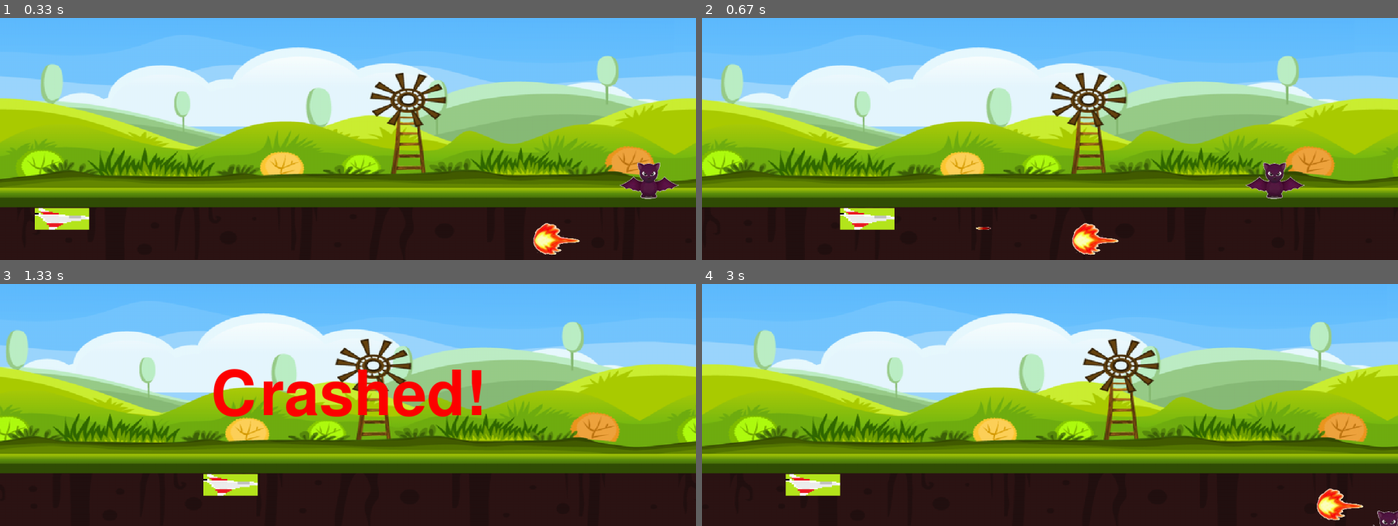
Above: before the commit, frames 1-4 (two rows, left to right).
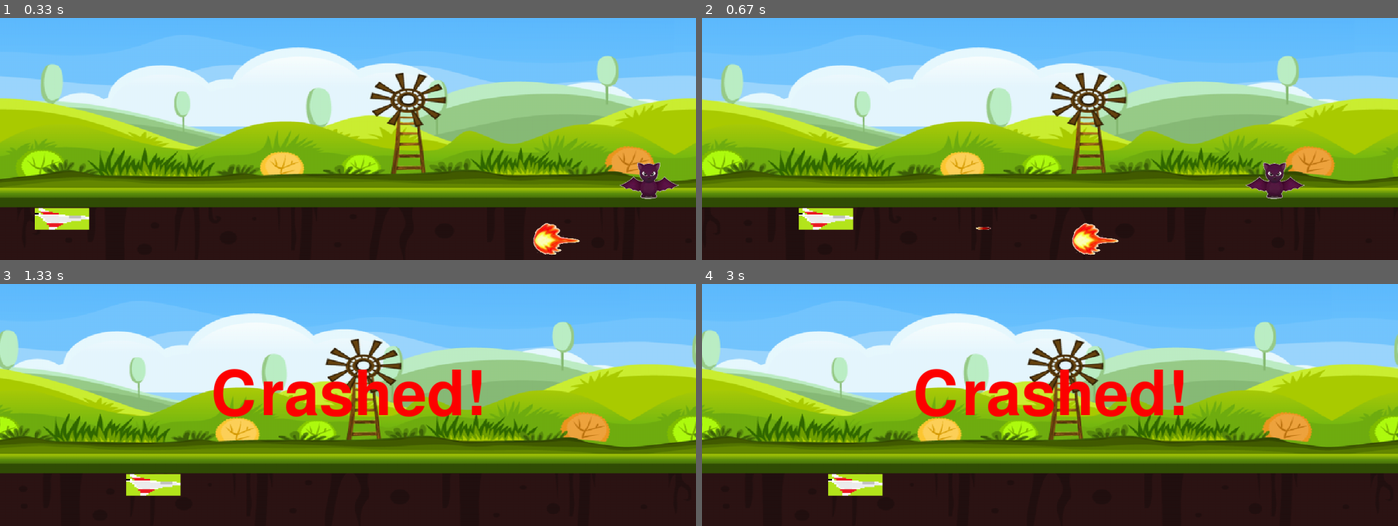
Above: after the commit, the same moments.

Repository: DJmong/Pygame
Game: pygame game, started from main.py
Same seed, same stepped clock (60 frames per second), same inputs: the game is played once before the commit and once after it.
Inputs:
- Up to frame 1 (0.33 s): no input
- Up to frame 2 (0.67 s): hold Ctrl from 0.33 s (still down); hold Right from 0.33 s (still down)
- Up to frame 3 (1.33 s): release Ctrl at 0.8 s; release Right at 0.8 s
- Up to frame 4 (3 s): no input

Frame 1 is identical in both runs. In frame 2, 1.2% of the frame differs, in the area x 13-28%, y 78-88%; in frame 3, 13%; in frame 4, 30%, in the area x 0-100%, y 12-100%.

Commit message:
divide key up x, y case

Diff:
--- a/main.py
+++ b/main.py
@@ -79,17 +79,30 @@
         for event in pygame.event.get():
             if event.type == pygame.QUIT:
                 crashed = True
-
             if event.type == pygame.KEYDOWN:
+                accel_x, accel_y = user.getAccel()
                 if event.key == pygame.K_UP:
-                    user.setAccel(0, -10)
-                elif event.key == pygame.K_DOWN:
-                    user.setAccel(0, 10)
-                elif event.key == pygame.K_LEFT:
-                    user.setAccel(-10, 0)
-                elif event.key == pygame.K_RIGHT:
-                    user.setAccel(10, 0)
-                elif event.key == pygame.K_LCTRL:
+                    accel_y += -6
+                if event.key == pygame.K_DOWN:
+                    accel_y += 6
+                if event.key == pygame.K_LEFT:
+                    accel_x += -6
+                if event.key == pygame.K_RIGHT:
+                    accel_x += 6
+
+                if accel_x > 25:
+                    accel_x = 25
+                elif accel_x < -25:
+                    accel_x = -25
+
+                if accel_y > 25:
+                    accel_y = 25
+                elif accel_y < -25:
+                    accel_y = -25
+
+                user.setAccel(accel_x, accel_y)
+
+                if event.key == pygame.K_LCTRL:
                     x, y = user.getLocation()
                     bullet_x = x + aircraft_width
                     bullet_y = y + aircraft_height/2
@@ -97,7 +110,12 @@
 
             if event.type == pygame.KEYUP:
                 if event.key == pygame.K_UP or event.key == pygame.K_DOWN:
-                    user.setAccel(0, 0)
+                    accel_x, accel_y = user.getAccel()
+                    user.setAccel(accel_x, 0)
+                if event.key == pygame.K_RIGHT or event.key == pygame.K_LEFT:
+                    accel_x, accel_y = user.getAccel()
+                    user.setAccel(0, accel_y)
+
         x, y = user.getLocation()
 
         gamepad.fill(Color)
@@ -159,7 +177,6 @@
                     except:
                         pass
 
-
         #crash check for
         if x + aircraft_width > bat_x:
             if (y > bat_y and y < bat_y + bat_height) or\
--- a/source/engine.py
+++ b/source/engine.py
@@ -1,4 +1,5 @@
 import character
+
 
 def chk_crash():
     pass
